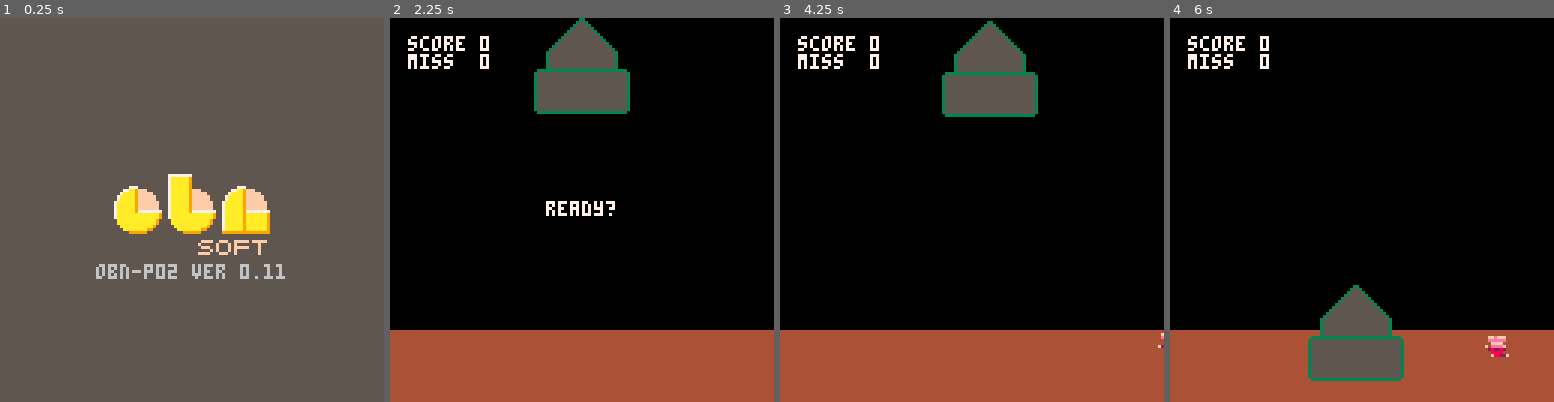
Above: before the commit, frames 1-4 (left to right).
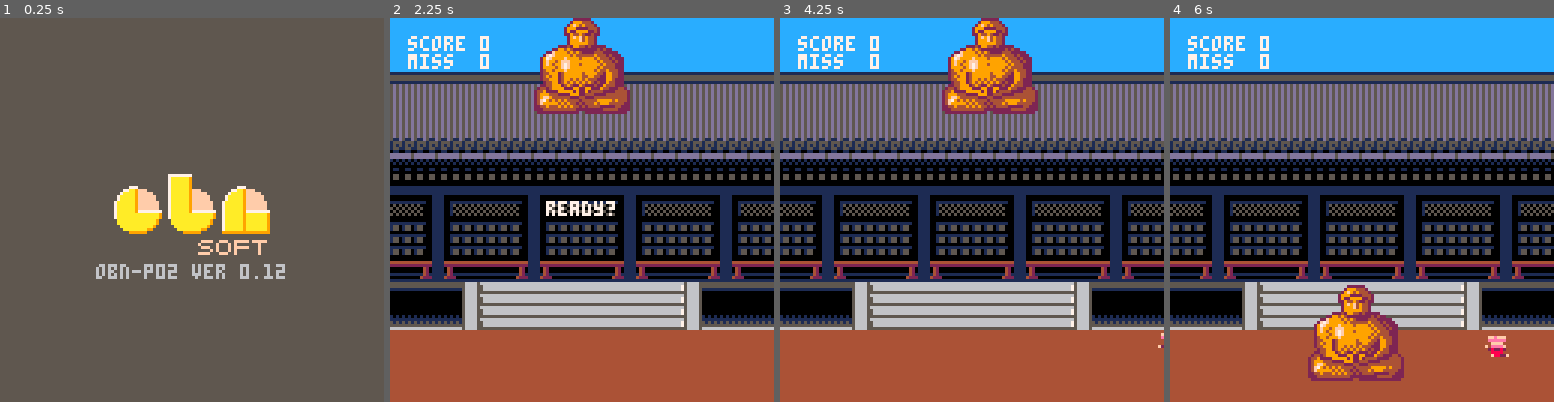
Above: after the commit, the same moments.

Repository: obono/Pico8Works
Game: PICO-8 cartridge src/buddha.p8
Same seed, same stepped clock (60 frames per second), same inputs: the game is played once before the commit and once after it.
Inputs:
- Up to frame 1 (0.25 s): no input
- Up to frame 2 (2.25 s): tap X (X key) at 0.33, 1.07, 1.85 s; tap O (Z key) at 0.7, 1.7, 2.1 s; hold Right 1.6-2.1 s
- Up to frame 3 (4.25 s): hold Right 2.47-3.03 s; tap O (Z key) every 0.4 s from 2.5 to 4.1 s; tap X (X key) at 2.97, 4.08 s; hold Left 3.08-3.58 s; hold Right from 4.02 s (still down)
- Up to frame 4 (6 s): tap O (Z key) every 0.4 s from 4.5 to 5.7 s; release Right at 4.68 s; hold Left 5.08-5.68 s; tap X (X key) at 5.2 s

The runs differ from the first frame. In frame 1, less than 0.1% of the frame differs, in the area x 71-75%, y 64-68%; in frame 2, 62%; in frame 3, 62%; in frame 4, 65%, in the area x 0-100%, y 0-95%.

Commit message:
'Attack of Buddha' v0.12
 - Tiny tuning of drawing.
 - Design buddha image and background.

Diff:
--- a/src/buddha.p8
+++ b/src/buddha.p8
@@ -27,7 +27,7 @@
  map(124,28,56,48,2,3) -- b
  map(126,29,74,56,2,2) -- n
  map(125,31,66,72,3,1) -- soft
- print("obn-p02 ver 0.11",
+ print("obn-p02 ver 0.12",
    32,82,6)
 end
 
@@ -123,7 +123,7 @@
 function move_player()
  px=mid(16,px+pv,112)
  local a=pa/pt-.5
- py=min(33+352*a*a,121)
+ py=min(32+356*a*a,121)
 end
 
 function add_person()
@@ -206,9 +206,9 @@
 
 function draw_game()
  cls()
- local y=0
- if (pa>pt and pa<pt+10) y=pa%2
- camera(0,y)
+ if (pa>=pt and pa<pt+10) then
+  camera(0,pa%2)
+ end
  draw_background()
  draw_people()
  draw_player()
@@ -406,19 +406,19 @@
 0000000000000000000000000000000000000000000000000000000000000000000000000000000000000000000000000000000000000000000000000000000000000000000000000000000000000000000000000000000000000000000000000000000000000000000000000000000000000000000000000000000000000000
 0000000000000000000000000000000000000000000000000000000000000000000000000000000000000000000000000000000000000000000000000000000000000000000000000000000000000000000000000000000000000000000000000000000000000000000000000000000000000000000000000000000000000000
 __map__
-0000000000000000000000000000000000000000000000000000000000000000000000000000000000000000000000000000000000000000000000000000000000000000000000000000000000000000000000000000000000000000000000000000000000000000000000000000000000000000000000000000000000000000
-0000000000000000000000000000000000000000000000000000000000000000000000000000000000000000000000000000000000000000000000000000000000000000000000000000000000000000000000000000000000000000000000000000000000000000000000000000000000000000000000000000000000000000
-0000000000000000000000000000000000000000000000000000000000000000000000000000000000000000000000000000000000000000000000000000000000000000000000000000000000000000000000000000000000000000000000000000000000000000000000000000000000000000000000000000000000000000
-0000000000000000000000000000000000000000000000000000000000000000000000000000000000000000000000000000000000000000000000000000000000000000000000000000000000000000000000000000000000000000000000000000000000000000000000000000000000000000000000000000000000000000
-0000000000000000000000000000000000000000000000000000000000000000000000000000000000000000000000000000000000000000000000000000000000000000000000000000000000000000000000000000000000000000000000000000000000000000000000000000000000000000000000000000000000000000
-0000000000000000000000000000000000000000000000000000000000000000000000000000000000000000000000000000000000000000000000000000000000000000000000000000000000000000000000000000000000000000000000000000000000000000000000000000000000000000000000000000000000000000
-0000000000000000000000000000000000000000000000000000000000000000000000000000000000000000000000000000000000000000000000000000000000000000000000000000000000000000000000000000000000000000000000000000000000000000000000000000000000000000000000000000000000000000
-0000000000000000000000000000000000000000000000000000000000000000000000000000000000000000000000000000000000000000000000000000000000000000000000000000000000000000000000000000000000000000000000000000000000000000000000000000000000000000000000000000000000000000
-0000000000000000000000000000000000000000000000000000000000000000000000000000000000000000000000000000000000000000000000000000000000000000000000000000000000000000000000000000000000000000000000000000000000000000000000000000000000000000000000000000000000000000
-0000000000000000000000000000000000000000000000000000000000000000000000000000000000000000000000000000000000000000000000000000000000000000000000000000000000000000000000000000000000000000000000000000000000000000000000000000000000000000000000000000000000000000
-0000000000000000000000000000000000000000000000000000000000000000000000000000000000000000000000000000000000000000000000000000000000000000000000000000000000000000000000000000000000000000000000000000000000000000000000000000000000000000000000000000000000000000
-0000000000000000000000000000000000000000000000000000000000000000000000000000000000000000000000000000000000000000000000000000000000000000000000000000000000000000000000000000000000000000000000000000000000000000000000000000000000000000000000000000000000000000
-0000000000000000000000000000000000000000000000000000000000000000000000000000000000000000000000000000000000000000000000000000000000000000000000000000000000000000000000000000000000000000000000000000000000000000000000000000000000000000000000000000000000000000
+0707070707070707070707070707070700000000000000000000000000000000000000000000000000000000000000000000000000000000000000000000000000000000000000000000000000000000000000000000000000000000000000000000000000000000000000000000000000000000000000000000000000000000
+0707070707070707070707070707070700000000000000000000000000000000000000000000000000000000000000000000000000000000000000000000000000000000000000000000000000000000000000000000000000000000000000000000000000000000000000000000000000000000000000000000000000000000
+0808080808080808080808080808080800000000000000000000000000000000000000000000000000000000000000000000000000000000000000000000000000000000000000000000000000000000000000000000000000000000000000000000000000000000000000000000000000000000000000000000000000000000
+1818181818181818181818181818181800000000000000000000000000000000000000000000000000000000000000000000000000000000000000000000000000000000000000000000000000000000000000000000000000000000000000000000000000000000000000000000000000000000000000000000000000000000
+1818181818181818181818181818181800000000000000000000000000000000000000000000000000000000000000000000000000000000000000000000000000000000000000000000000000000000000000000000000000000000000000000000000000000000000000000000000000000000000000000000000000000000
+2828282828282828282828282828282800000000000000000000000000000000000000000000000000000000000000000000000000000000000000000000000000000000000000000000000000000000000000000000000000000000000000000000000000000000000000000000000000000000000000000000000000000000
+2525252525252525252525252525252500000000000000000000000000000000000000000000000000000000000000000000000000000000000000000000000000000000000000000000000000000000000000000000000000000000000000000000000000000000000000000000000000000000000000000000000000000000
+0a0b090a0a0b090a0a0b090a0a0b090a00000000000000000000000000000000000000000000000000000000000000000000000000000000000000000000000000000000000000000000000000000000000000000000000000000000000000000000000000000000000000000000000000000000000000000000000000000000
+1a1b191a1a1b191a1a1b191a1a1b191a00000000000000000000000000000000000000000000000000000000000000000000000000000000000000000000000000000000000000000000000000000000000000000000000000000000000000000000000000000000000000000000000000000000000000000000000000000000
+2a2b292a2a2b292a2a2b292a2a2b292a00000000000000000000000000000000000000000000000000000000000000000000000000000000000000000000000000000000000000000000000000000000000000000000000000000000000000000000000000000000000000000000000000000000000000000000000000000000
+3a3b393a3a3b393a3a3b393a3a3b393a00000000000000000000000000000000000000000000000000000000000000000000000000000000000000000000000000000000000000000000000000000000000000000000000000000000000000000000000000000000000000000000000000000000000000000000000000000000
+2626263637373737373737373826262600000000000000000000000000000000000000000000000000000000000000000000000000000000000000000000000000000000000000000000000000000000000000000000000000000000000000000000000000000000000000000000000000000000000000000000000000000000
+2727273637373737373737373827272700000000000000000000000000000000000000000000000000000000000000000000000000000000000000000000000000000000000000000000000000000000000000000000000000000000000000000000000000000000000000000000000000000000000000000000000000000000
 404142434445464748494a4b4c4d4e4f00000000000000000000000000000000000000000000000000000000000000000000000000000000000000000000000000000000000000000000000000000000000000000000000000000000000000000000000000000000000000000000000000000000000000000000000000000000
 505152535455565758595a5b5c5d5e5f00000000000000000000000000000000000000000000000000000000000000000000000000000000000000000000000000000000000000000000000000000000000000000000000000000000000000000000000000000000000000000000000000000000000000000000000000000000
 606162636465666768696a6b6c6d6e6f00000000000000000000000000000000000000000000000000000000000000000000000000000000000000000000000000000000000000000000000000000000000000000000000000000000000000000000000000000000000000000000000000000000000000000000000000000000
Not shown, changed: 32 lines of the sprite sheet (__gfx__) section of src/buddha.p8
